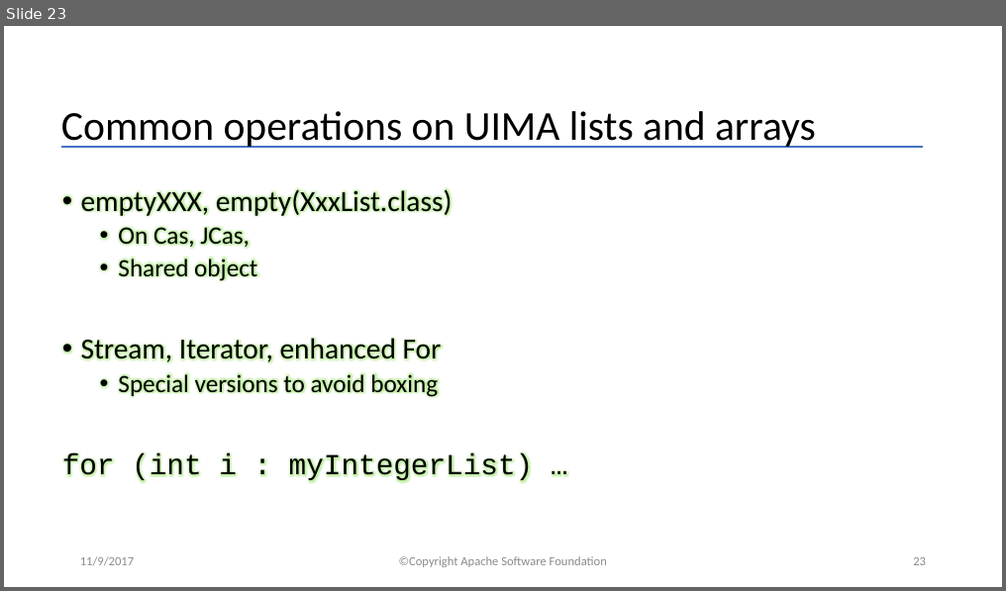
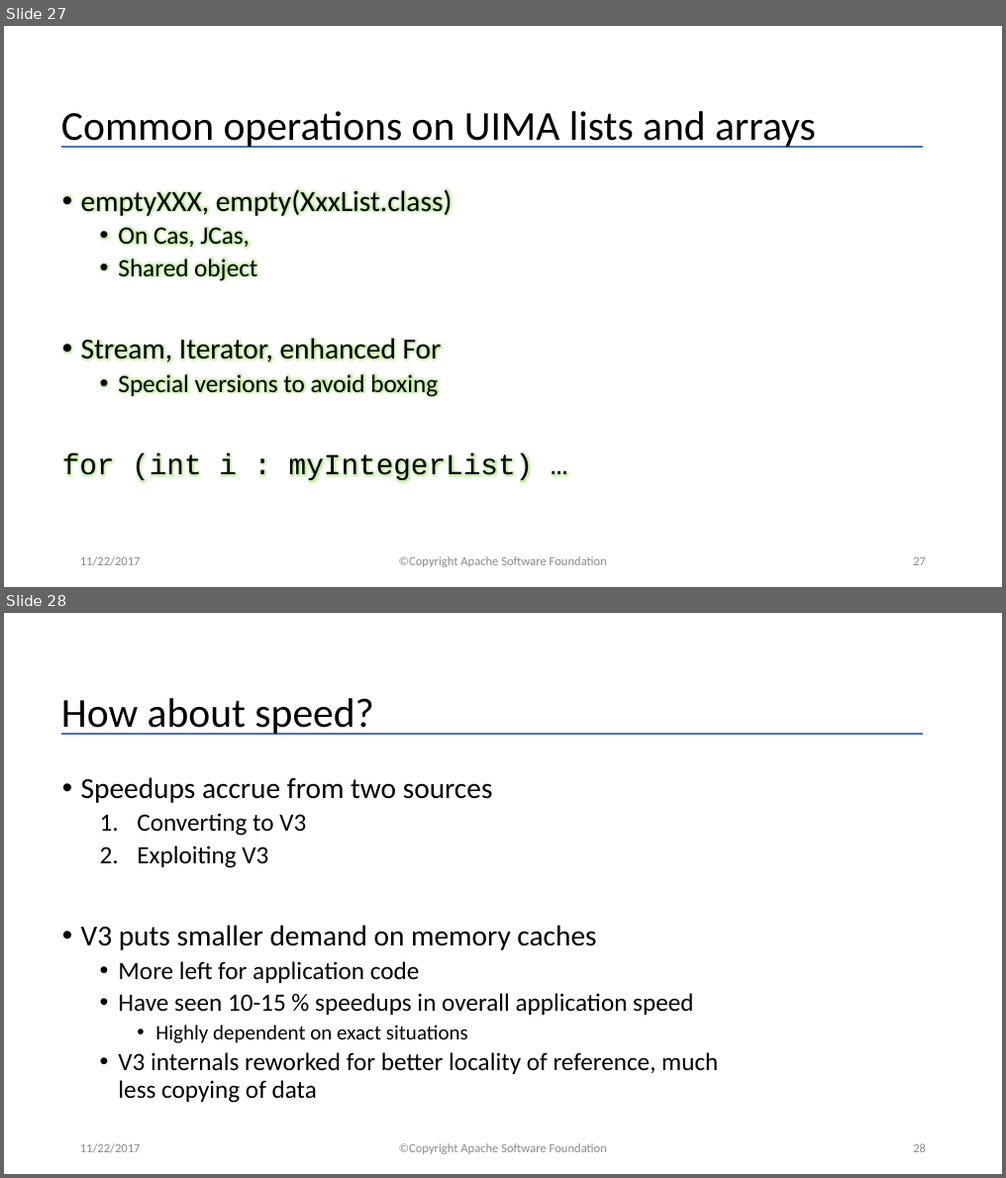
Before and after one commit to apache/uima-site, a slide deck: docs/downloads/uv3/UIMA_V3_Programmers_Solutions.pptx. Shown one above the other, each under a label of ours: slide 23 before the commit, slides 27 and 28 after it. The pictures are 1006x591 and 1006x1178 pixels, drawn with LibreOffice and Linux fonts; fonts in the diff are those of the drawing. Boxes give left, top, right and bottom in pixels: in the first picture for what was removed or moved away, otherwise in the second. Text is boxed around its words. In the diff, an @@ line names an element or a change of style, - is before the commit and + after.

```diff
--- a/docs/downloads/uv3/UIMA_V3_Programmers_Solutions.pptx
+++ b/docs/downloads/uv3/UIMA_V3_Programmers_Solutions.pptx
@@ slide 28 added at box(4, 613, 1002, 1174), background #FFFFFF; not listed: 1 template element that a slide beside it also shows @@
@@ title added at box(61, 698, 373, 735), 39.6 pt, text #000000 @@
+How about speed?
@@ text added at box(81, 777, 718, 1103), 24 pt, text #000000 @@
+• Speedups accrue from two sources
+  1. Converting to V3
+  2. Exploiting V3
+• V3 puts smaller demand on memory caches
+  • More left for application code
+  • Have seen 10-15 % speedups in overall application speed
+    • Highly dependent on exact situations
+  • V3 internals reworked for better locality of reference, much less copying of data
@@ text added at box(80, 1144, 141, 1154), 12 pt, text #8C8C8C @@
+11/22/2017
@@ text added at box(399, 1144, 607, 1155), 12 pt, text #8C8C8C @@
+©Copyright Apache Software Foundation
@@ page number added at box(913, 1144, 926, 1153), 12 pt, text #8C8C8C @@
+28
@@ what was slide 23 is now slide 27 @@
@@ slide 27 changed as well @@
@@ text at box(80, 557, 141, 567): text changed @@
-11/9/2017
+11/22/2017
@@ page number at box(913, 558, 926, 566): text changed @@
-23
+27
```
Also in this commit, not shown: 24 other slides changed, 4 other slides added, 3 other files.
